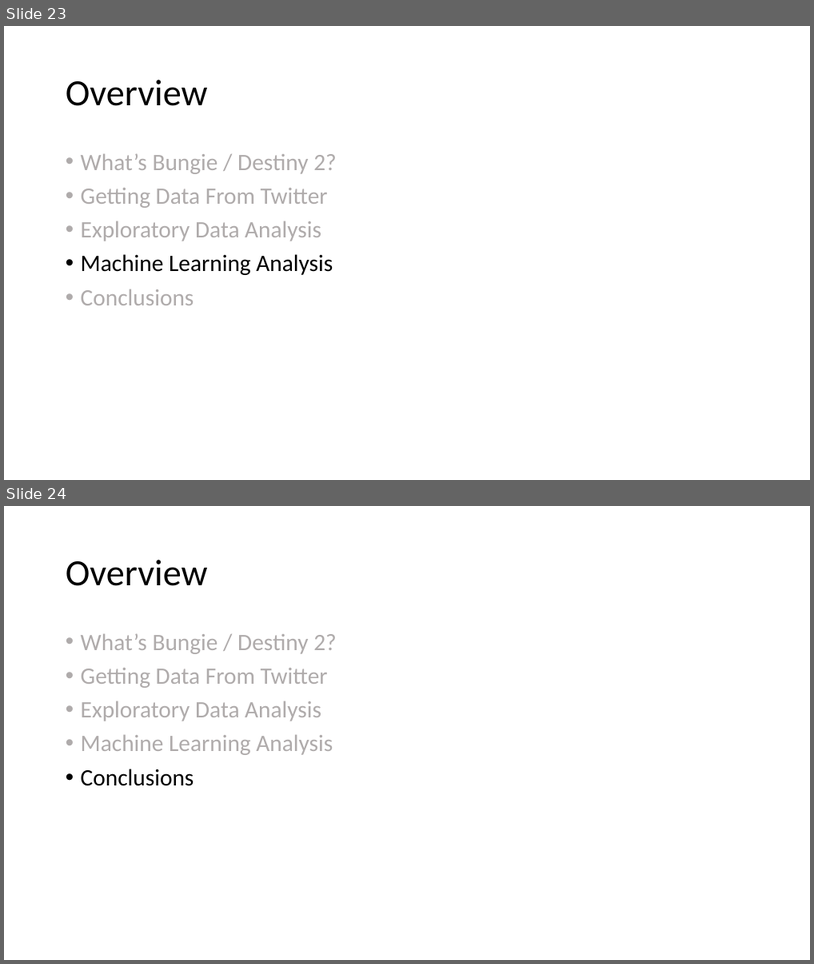
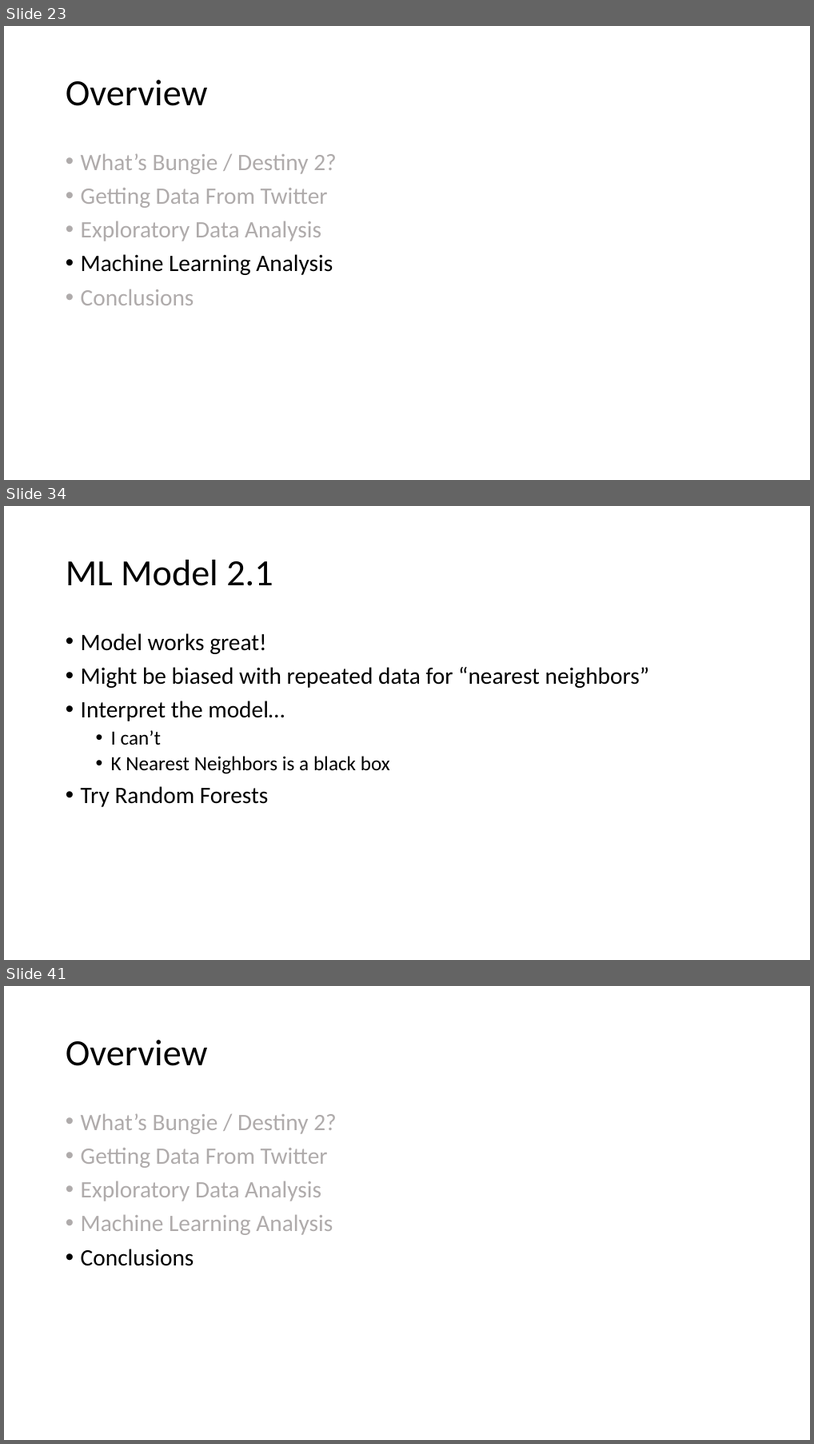
Before and after one commit to salvis2/SpringboardAlvis, a slide deck: capstone_project_2/reports/capstone_project_2_presentation.pptx. Shown one above the other, each under a label of ours: slides 23 and 24 before the commit, slides 23, 34 and 41 after it; the slides between them are not shown. The pictures are 814x964 and 814x1444 pixels, drawn with LibreOffice and Linux fonts; fonts in the diff are those of the drawing. Boxes give left, top, right and bottom in pixels: in the first picture for what was removed or moved away, otherwise in the second. Text is boxed around its words. In the diff, an @@ line names an element or a change of style, - is before the commit and + after.

```diff
--- a/capstone_project_2/reports/capstone_project_2_presentation.pptx
+++ b/capstone_project_2/reports/capstone_project_2_presentation.pptx
@@ slide 34 added at (x1=4, y1=506, x2=810, y2=960), background #FFFFFF @@
@@ title added at (x1=66, y1=560, x2=273, y2=586), 44 pt, text #000000 @@
+ML Model 2.1
@@ text added at (x1=81, y1=633, x2=650, y2=807), 28 pt, text #000000 @@
+• Model works great!
+• Might be biased with repeated data for “nearest neighbors”
+• Interpret the model…
+  • I can’t
+  • K Nearest Neighbors is a black box
+• Try Random Forests
@@ what was slide 24 is now slide 41 @@
```
Also in this commit, not shown: 8 slides changed, 18 other slides added, 1 other file.
